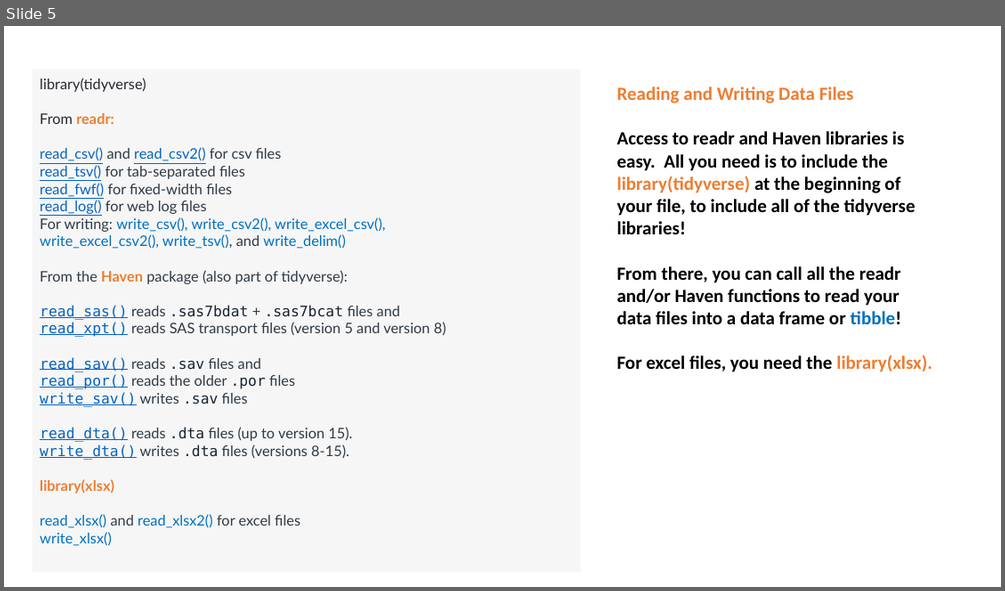
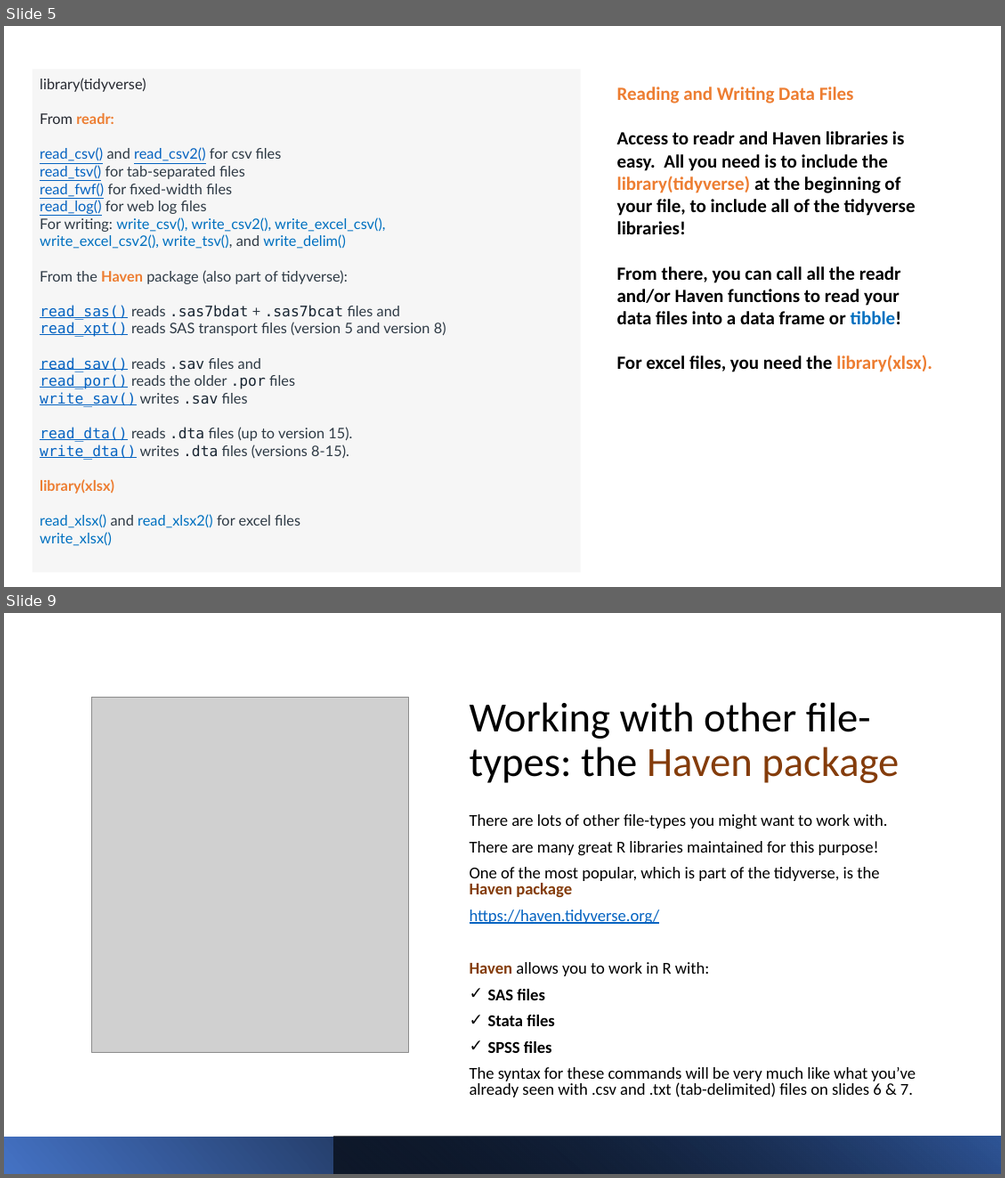
Before and after one commit to krashr-ds/R-cs-course, a slide deck: Lesson 6 - Reading and Wrangling Data with Tidyverse.pptx. Shown one above the other, each under a label of ours: slide 5 before the commit, slides 5 and 9 after it; the slides between them are not shown. The pictures are 1005x591 and 1005x1178 pixels, drawn with LibreOffice and Linux fonts; fonts in the diff are those of the drawing; grey boxes stand for pictures. Boxes give left, top, right and bottom in pixels: in the first picture for what was removed or moved away, otherwise in the second. Text is boxed around its words. In the diff, an @@ line names an element or a change of style, - is before the commit and + after.

```diff
--- a/Lesson 6 - Reading and Wrangling Data with Tidyverse.pptx
+++ b/Lesson 6 - Reading and Wrangling Data with Tidyverse.pptx
@@ slide 9 added at (x1=4, y1=613, x2=1001, y2=1174), background #FFFFFF @@
@@ picture added at (x1=91, y1=698, x2=409, y2=1052) @@
@@ title added at (x1=469, y1=702, x2=898, y2=783), 40 pt, text #000000 @@
+Working with other file-types: the Haven package
@@ text added at (x1=469, y1=814, x2=915, y2=1097), 16 pt, text #000000 @@
+There are lots of other file-types you might want to work with.
+There are many great R libraries maintained for this purpose!
+One of the most popular, which is part of the tidyverse, is the Haven package
+https://haven.tidyverse.org/
+Haven allows you to work in R with:
+✓ SAS files
+✓ Stata files
+✓ SPSS files
+The syntax for these commands will be very much like what you’ve already seen with .csv and .txt (tab-delimited) files on slides 6 & 7.
@@ rectangle added at (x1=4, y1=1136, x2=1001, y2=1174), fill gradient #4472C4 to #000000 @@
@@ rectangle added at (x1=334, y1=1136, x2=1001, y2=1174), fill gradient #000000 to #2F5597 @@
```
Also in this commit, not shown: 6 slides changed, 19 other slides added, 19 slides removed, 49 other files.
